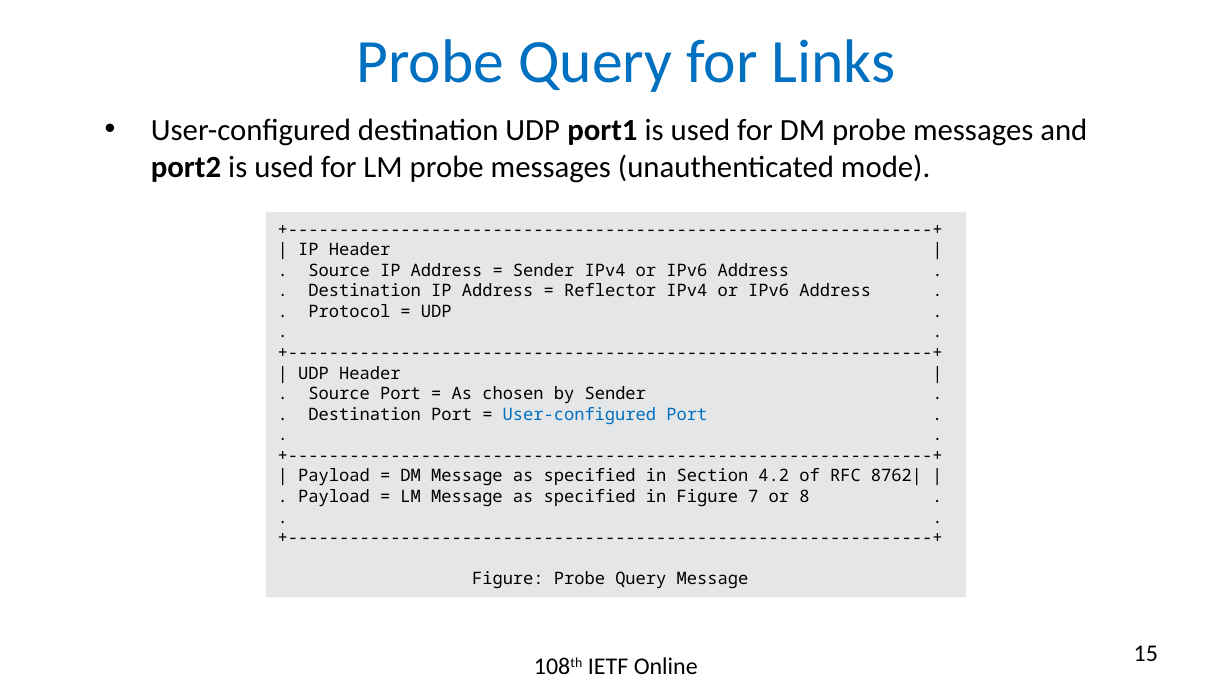
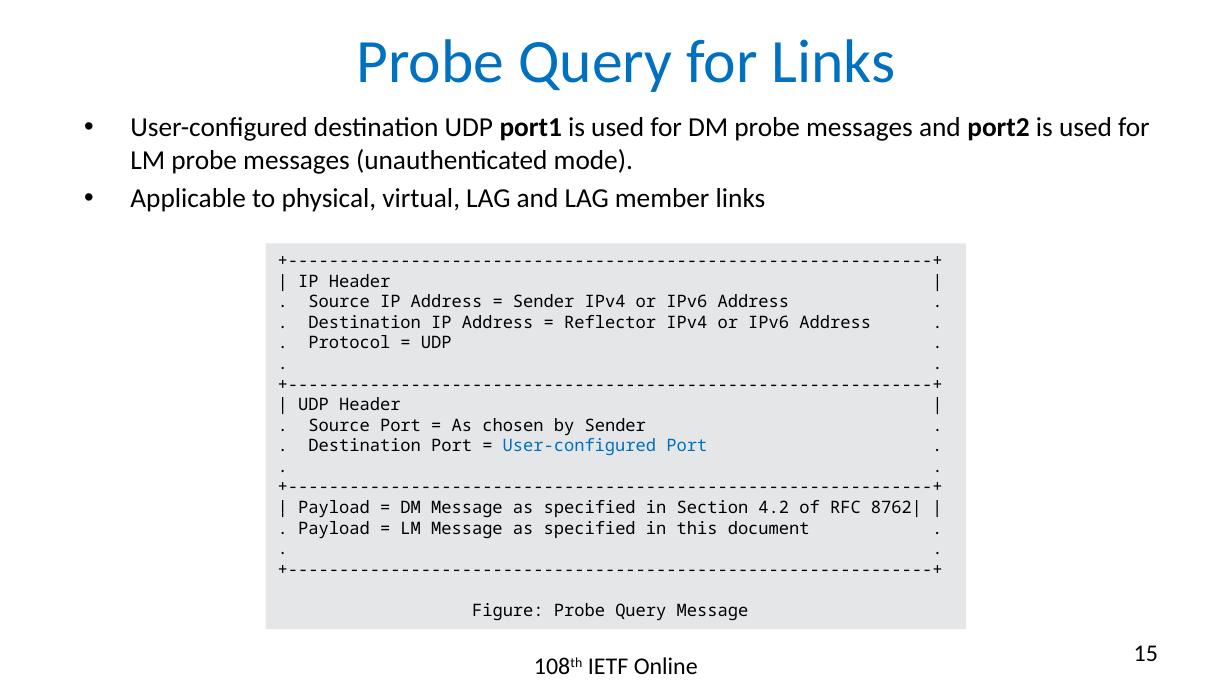
Before and after one commit to rakgandhi/ietf-slides, a slide deck: slide 15 of draft-gandhi-spring-stamp-srpm-01.pptx. Drawn at 1232x693 pixels with LibreOffice and Linux fonts; fonts in the diff are those of the drawing. Boxes give left, top, right and bottom in pixels: in the first picture for what was removed or moved away, otherwise in the second. Text is boxed around its words. In the diff, an @@ line names an element or a change of style, - is before the commit and + after.

```diff
--- a/draft-gandhi-spring-stamp-srpm-01.pptx
+++ b/draft-gandhi-spring-stamp-srpm-01.pptx
@@ text "User-configured destination UDP port1 is ...": place and size @@
-text "User-configured destination UDP port1 is ..." at (151, 118, 1087, 183)
+text "User-configured destination UDP port1 is ..." at (130, 117, 1150, 212)
@@ text at (130, 117, 1150, 174): size 18 to 16 pt in "User-configured destination UDP port1 is used for ..." @@
@@ text at (130, 188, 766, 212): paragraph added @@
+• Applicable to physical, virtual, LAG and LAG member links
@@ rectangle "+----------------------------------------------------------- ...": place and size @@
-rectangle "+----------------------------------------------------------- ..." at (266, 212, 967, 598)
+rectangle "+----------------------------------------------------------- ..." at (266, 244, 967, 630)
@@ text in rectangle at (298, 521, 810, 539): text changed @@
-. Payload = LM Message as specified in Figure 7 or 8 .
+. Payload = LM Message as specified in this document .
```
Also in this commit, not shown: 5 other slides changed, 3 other files.
